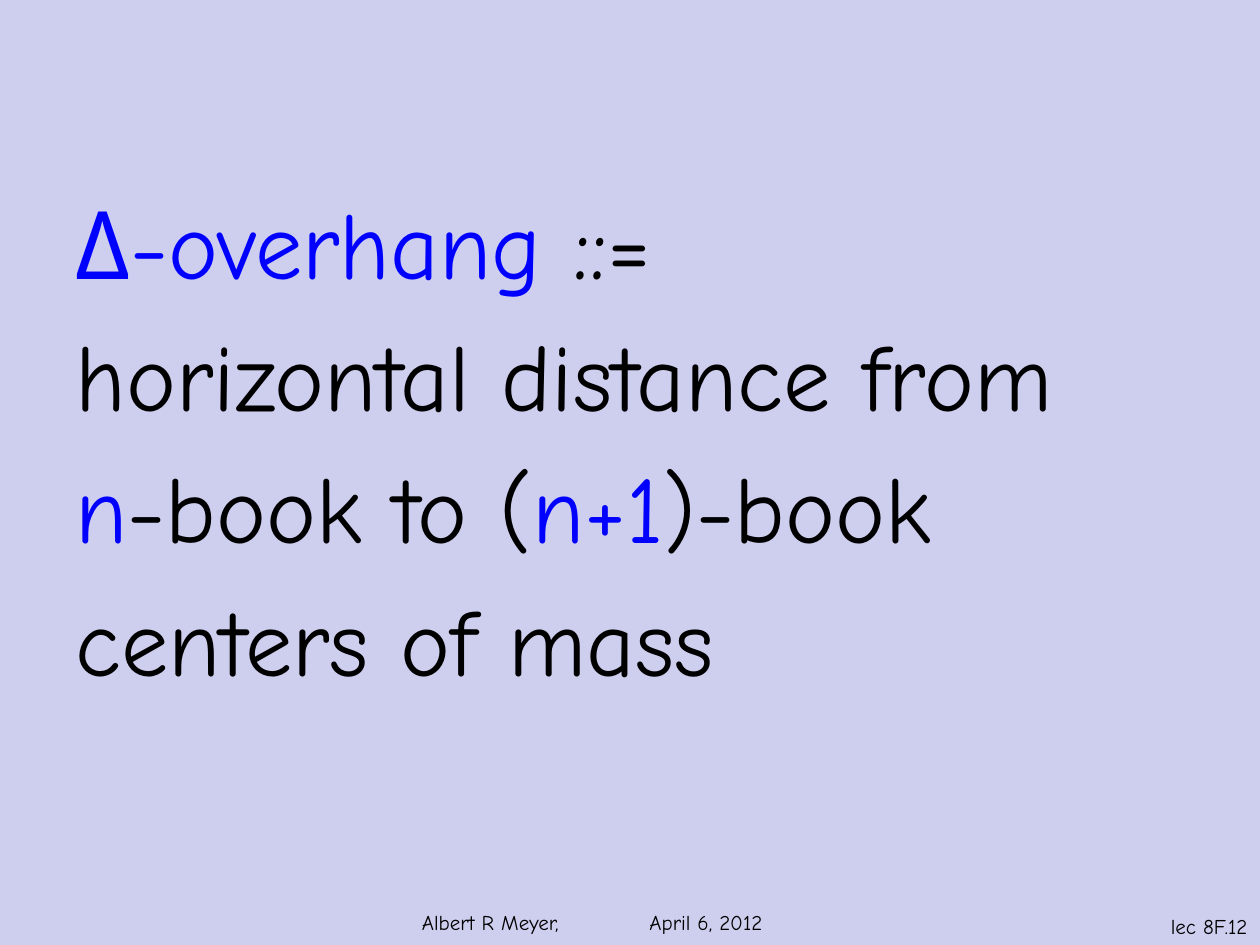
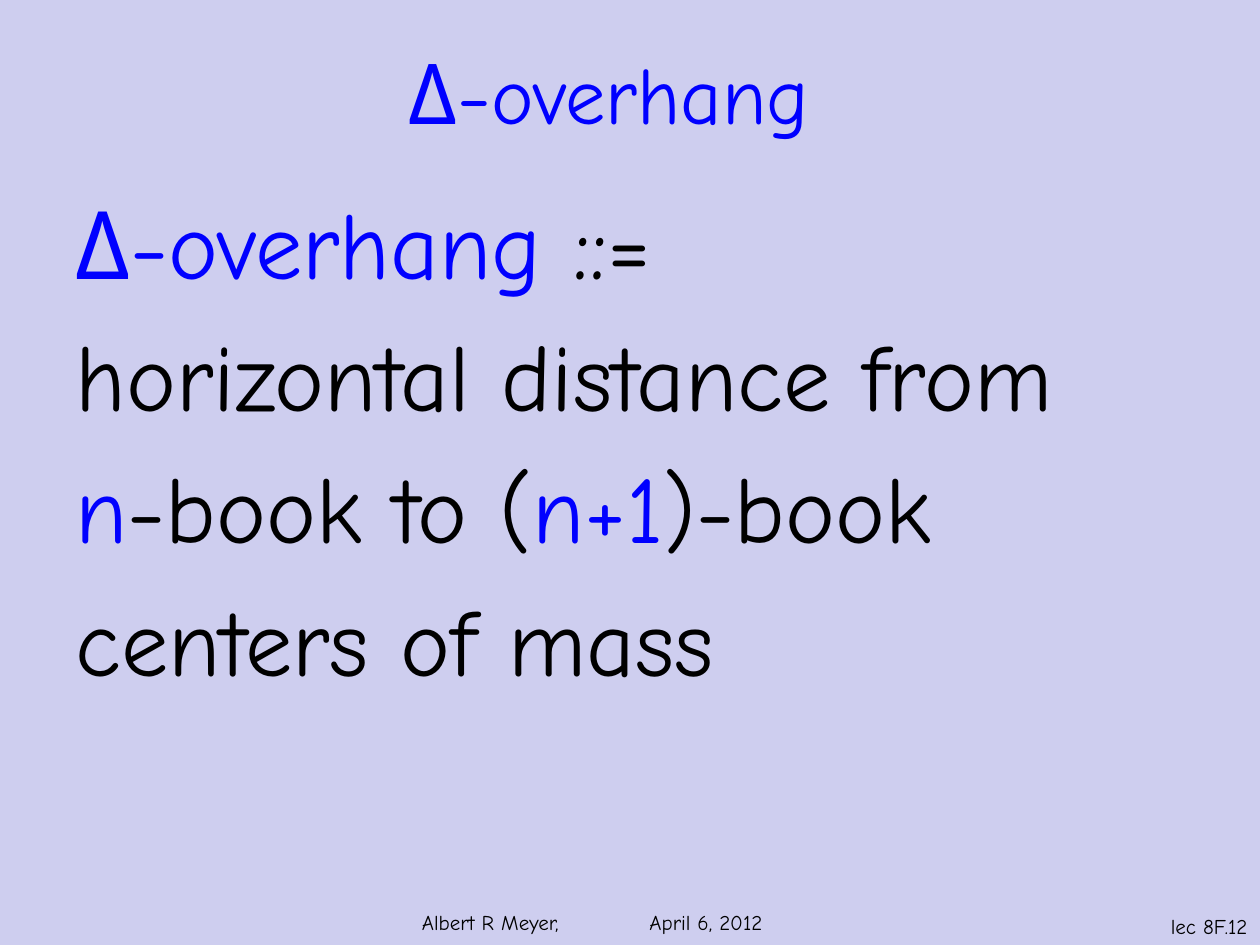
Before and after one commit to armeyer/mcs_web, a slide deck: slide 12 of spring12/slidesS12/book-stacking.pptx. Drawn at 1260x945 pixels with LibreOffice and Linux fonts; fonts in the diff are those of the drawing; background and template pictures are left out. Boxes give left, top, right and bottom in pixels: in the first picture for what was removed or moved away, otherwise in the second. Text is boxed around its words. In the diff, an @@ line names an element or a change of style, - is before the commit and + after.

```diff
--- a/spring12/slidesS12/book-stacking.pptx
+++ b/spring12/slidesS12/book-stacking.pptx
@@ text added at [409, 64, 809, 139], 46 pt, text #0000FF @@
+Δ-overhang
```
Also in this commit, not shown: 5 other slides changed, 2 slides added, 2 other files.
